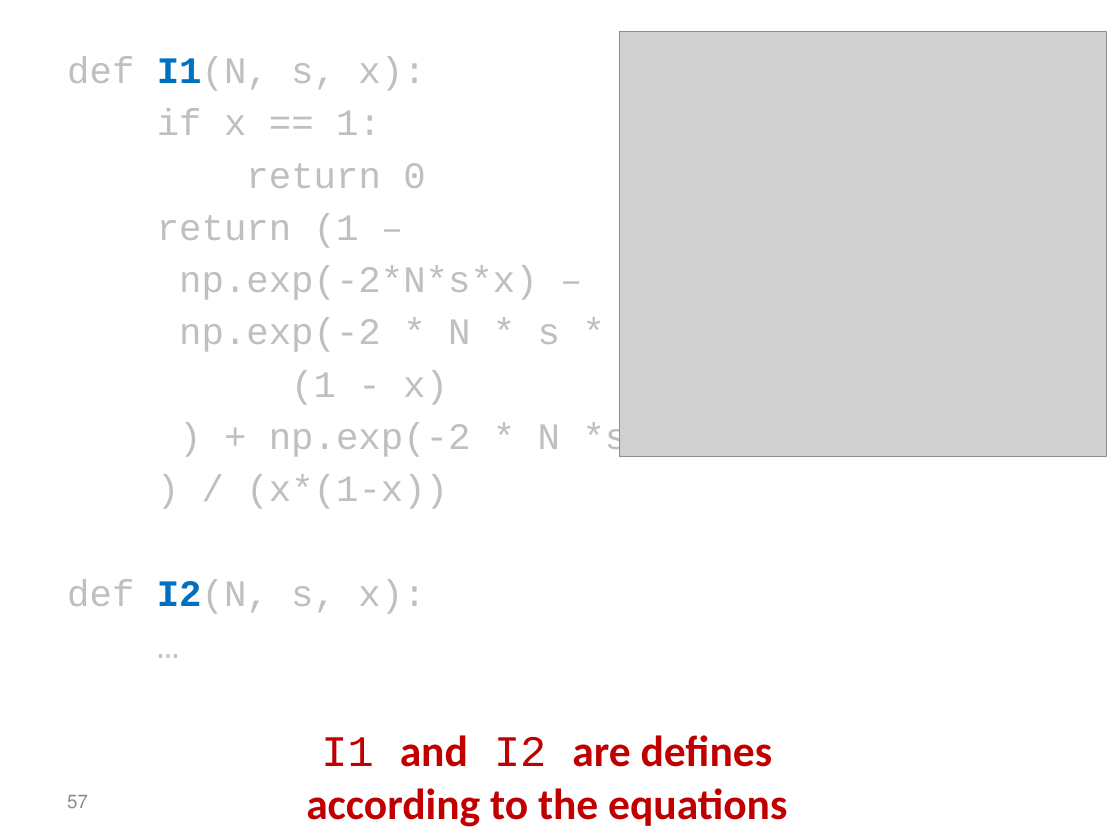
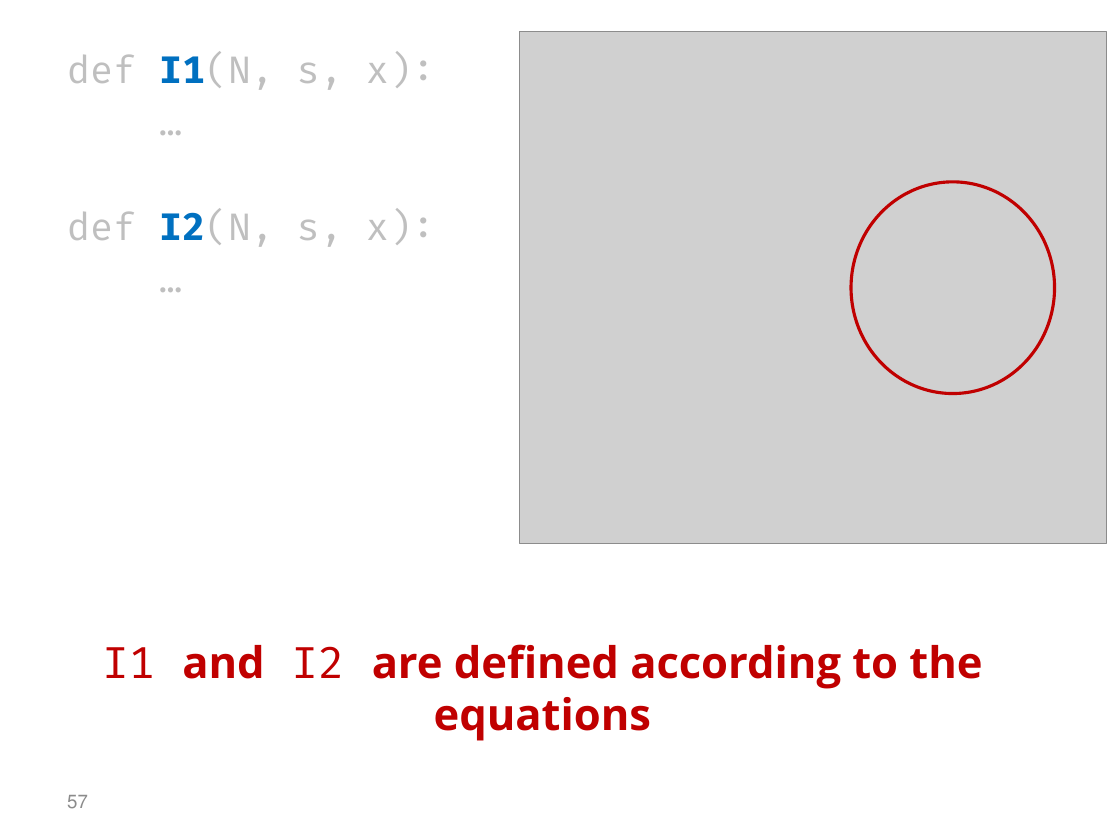
Before and after one commit to yoavram/PyConIL2016, a slide deck: slide 57 of presentation.pptx. Drawn at 1120x840 pixels with LibreOffice and Linux fonts; fonts in the diff are those of the drawing; grey boxes stand for pictures. Boxes give left, top, right and bottom in pixels: in the first picture for what was removed or moved away, otherwise in the second. Text is boxed around its words. In the diff, an @@ line names an element or a change of style, - is before the commit and + after.

Commit message:
modified fonts

```diff
--- a/presentation.pptx
+++ b/presentation.pptx
@@ text at [67, 53, 435, 247]: font Courier New to Fira Code @@
@@ picture: place and size @@
-picture at [619, 32, 1107, 457]
+picture at [520, 32, 1108, 544]
@@ text at [157, 109, 650, 509]: text changed; font Courier New to Fira Code @@
-if x == 1:
-return 0
-return (1 –
-np.exp(-2*N*s*x) –
-np.exp(-2 * N * s *
-(1 - x)
-) + np.exp(-2 * N *s)
-) / (x*(1-x))
+…
@@ ellipse added at [851, 181, 1055, 393], outline #C00000 2 pt @@
@@ text at [102, 644, 982, 741]: text changed; font Calibri to Open Sans @@
-I1 and I2 are defines according to the equations
+I1 and I2 are defined according to the equations
@@ page number at [67, 795, 88, 809]: font Calibri to Open Sans @@
```
Also in this commit, not shown: 59 other slides changed, 4 slides added, 3 slides removed.
